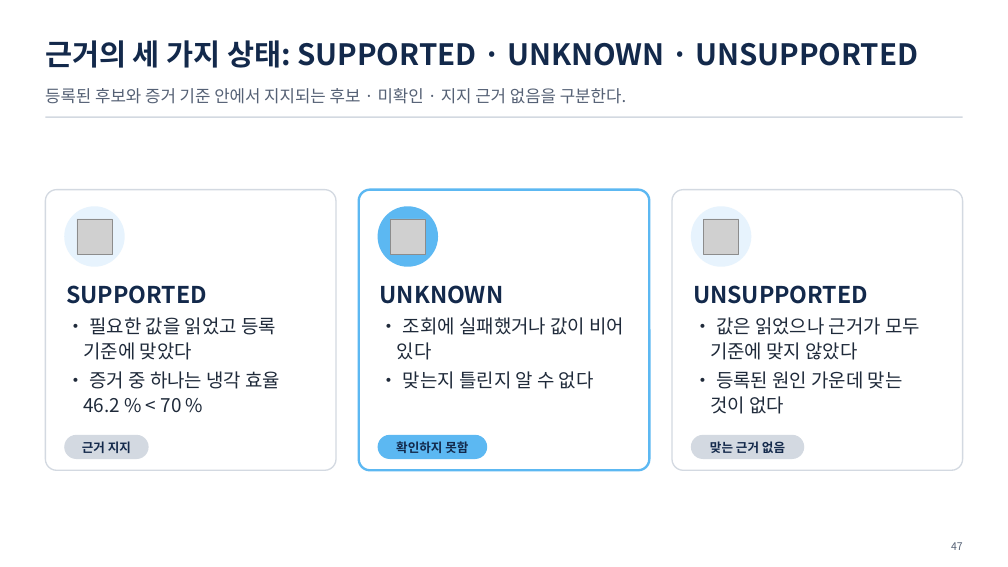
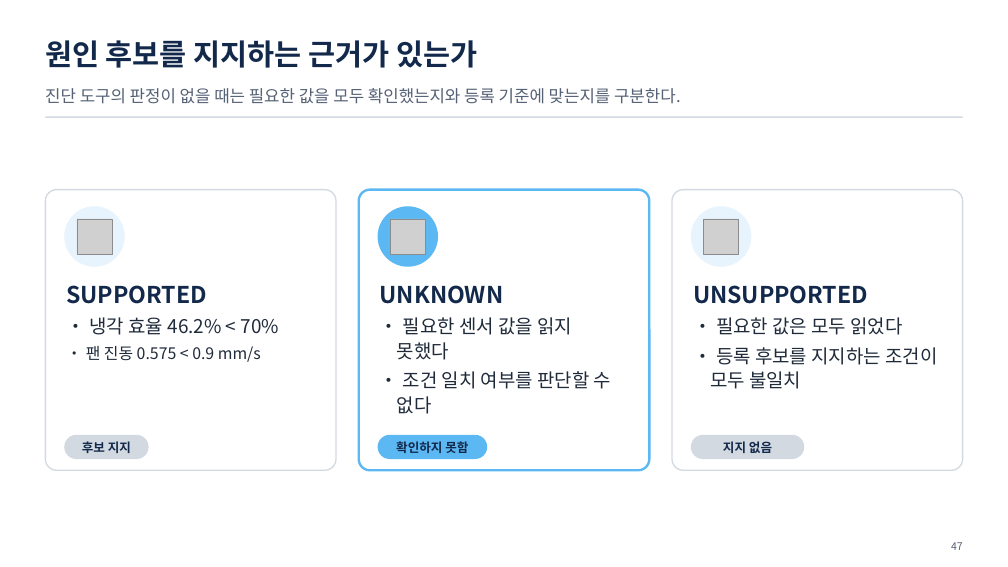
Before and after one commit to uengine-oss/hyd-iot-edu, a slide deck: slide 47 of workspace/강의제작/산출물/통합반/이론/05회차/통합반_05일차.pptx. Drawn at 1008x567 pixels with LibreOffice and Linux fonts; fonts in the diff are those of the drawing; grey boxes stand for pictures. Boxes give left, top, right and bottom in pixels: in the first picture for what was removed or moved away, otherwise in the second. Text is boxed around its words. In the diff, an @@ line names an element or a change of style, - is before the commit and + after.

Commit message:
통합반 5회차 44~52장 보류·호출 오류·재시도·권한 경계의 화면과 낭독을 확정한다

```diff
--- a/workspace/강의제작/산출물/통합반/이론/05회차/통합반_05일차.pptx
+++ b/workspace/강의제작/산출물/통합반/이론/05회차/통합반_05일차.pptx
@@ text at <box>45,40,477,68</box>: text changed @@
-근거의 세 가지 상태: SUPPORTED · UNKNOWN · UNSUPPORTED
+원인 후보를 지지하는 근거가 있는가
@@ text at <box>45,88,681,104</box>: text changed @@
-등록된 후보와 증거 기준 안에서 지지되는 후보 · 미확인 · 지지 근거 없음을 구분한다.
+진단 도구의 판정이 없을 때는 필요한 값을 모두 확인했는지와 등록 기준에 맞는지를 구분한다.
@@ text at <box>86,317,279,362</box>: text changed; size 18 to 15.1 pt @@
-• 필요한 값을 읽었고 등록 기준에 맞았다
-• 증거 중 하나는 냉각 효율 46.2 % < 70 %
+• 냉각 효율 46.2% < 70%
+• 팬 진동 0.575 < 0.9 mm/s
@@ text at <box>397,317,611,414</box>: text changed @@
-• 조회에 실패했거나 값이 비어 있다
-• 맞는지 틀린지 알 수 없다
+• 필요한 센서 값을 읽지 못했다
+• 조건 일치 여부를 판단할 수 없다
@@ text at <box>710,317,937,389</box>: text changed @@
-• 값은 읽었으나 근거가 모두 기준에 맞지 않았다
-• 등록된 원인 가운데 맞는 것이 없다
+• 필요한 값은 모두 읽었다
+• 등록 후보를 지지하는 조건이 모두 불일치
@@ text at <box>82,441,131,453</box>: text changed @@
-근거 지지
+후보 지지
@@ text at <box>723,441,772,453</box>: text changed @@
-맞는 근거 없음
+지지 없음
```
Also in this commit, not shown: 8 other slides changed, 28 other files.
